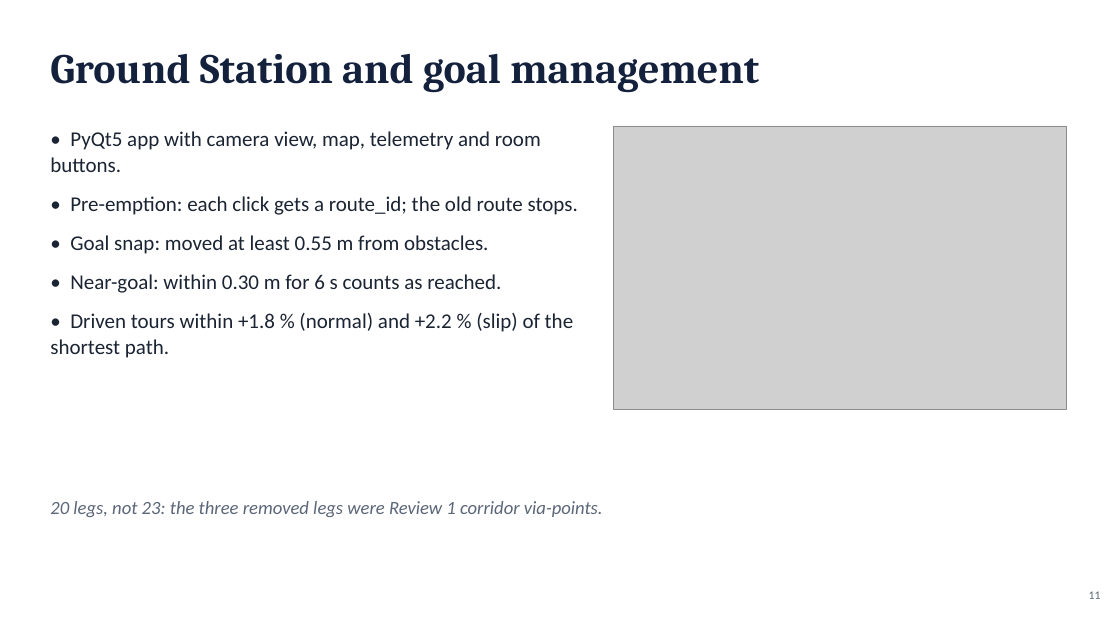
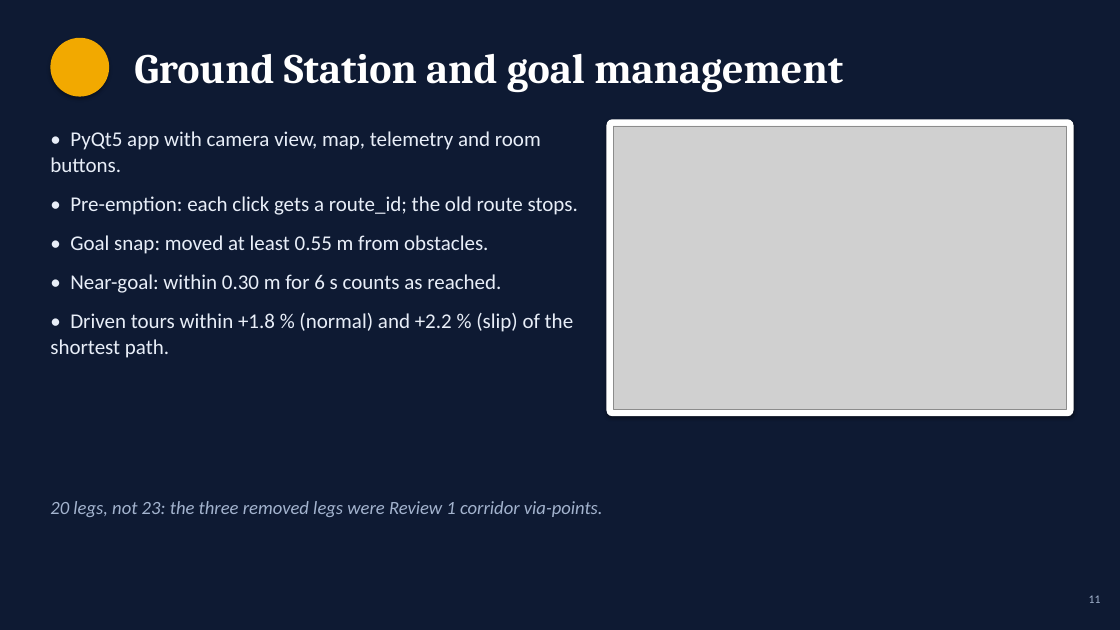
Before and after one commit to Saibts/AgileX_ScoutMini_JAZZY, a slide deck: slide 11 of docs/Scout_Mini_Project_Presentation.pptx. Drawn at 1120x630 pixels with LibreOffice and Linux fonts; fonts in the diff are those of the drawing; grey boxes stand for pictures. Boxes give left, top, right and bottom in pixels: in the first picture for what was removed or moved away, otherwise in the second. Text is boxed around its words. In the diff, an @@ line names an element or a change of style, - is before the commit and + after.

```diff
--- a/docs/Scout_Mini_Project_Presentation.pptx
+++ b/docs/Scout_Mini_Project_Presentation.pptx
@@ background #FFFFFF to #0E1A33 @@
@@ text "Ground Station and goal management": place and size @@
-text "Ground Station and goal management" at [50, 53, 759, 93]
+text "Ground Station and goal management" at [134, 53, 843, 93]
@@ text "Ground Station and goal management" at [134, 53, 843, 93]: text colour #14213D to #FFFFFF @@
@@ ellipse added at [50, 38, 109, 97], fill #F2A900 @@
@@ rounded rectangle added at [607, 119, 1074, 417], fill #FFFFFF @@
@@ text "• PyQt5 app with camera ..." at [50, 131, 578, 358]: text colour #1B2433 to #E8EEF8 @@
@@ text "20 legs, not 23: the ..." at [50, 501, 603, 517]: text colour #5B6678 to #A3B3CE @@
@@ text "11" at [1089, 595, 1101, 603]: text colour #5B6678 to #A3B3CE @@
```
Also in this commit, not shown: 14 other slides changed.
